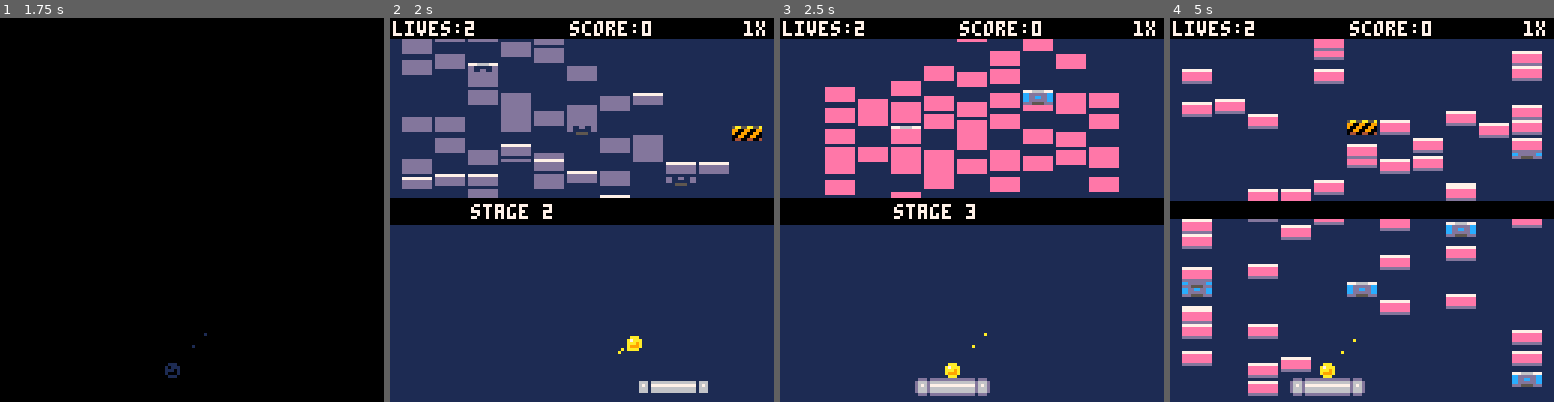
Above: before the commit, frames 1-4 (left to right).
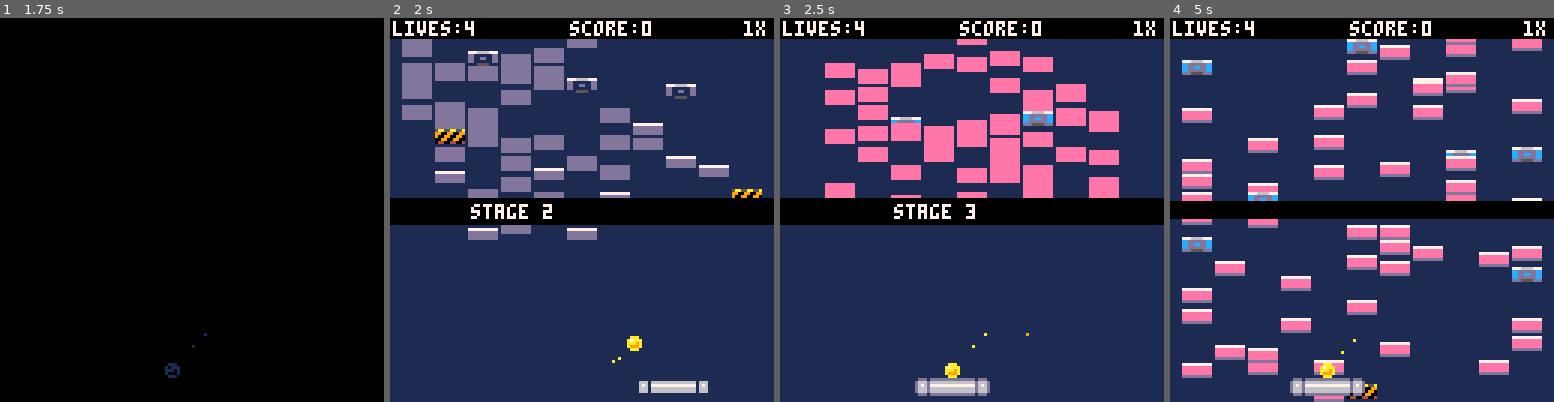
Above: after the commit, the same moments.

Repository: steka/lazydevs-pico8-breakout-hero
Game: PICO-8 cartridge hero1.p8
Same seed, same stepped clock (60 frames per second), same inputs: the game is played once before the commit and once after it.
Inputs:
- Up to frame 1 (1.75 s): tap X (X key) at 0.33, 1.07 s; tap O (Z key) at 0.7, 1.7 s; hold Right from 1.6 s (still down)
- Up to frame 2 (2 s): keep holding Right; tap X (X key) at 1.85 s
- Up to frame 3 (2.5 s): release Right at 2.1 s; tap O (Z key) at 2.1 s; hold Up 2.15-2.42 s; hold Right from 2.47 s (still down)
- Up to frame 4 (5 s): tap O (Z key) every 0.4 s from 2.5 to 4.9 s; tap X (X key) at 2.97, 4.08 s; release Right at 3.03 s; hold Left 3.08-3.58 s; hold Down 3.63-3.97 s; hold Right 4.02-4.68 s; hold Up from 4.73 s (still down)

Frame 1 is identical in both runs. In frame 2, 15% of the frame differs, in the area x 3-97%, y 0-90%; in frame 3, 13%; in frame 4, 26%, in the area x 3-97%, y 0-100%.

Commit message:
Breakout #61 - Music
https://www.youtube.com/watch?v=gQtL-vvTdx8

Diff:
--- a/hero1.p8
+++ b/hero1.p8
@@ -1,41 +1,30 @@
 pico-8 cartridge // http://www.pico-8.com
 version 35
 __lua__
---goals
--- 1 gameplay tweaks
--------- smaller paddle??
--------- powerup timers??
-
--- 3 stats
--- difficulty spikes?
--- is the game too long?
-
--- how many balls lost?
--- how many plays
--- how long to beat a level
--- best score per level
-
+-- breakout hero (beta)
+-- by layz devs
 
 -- testing
 
--- 5 visual stuff
+-- 1 visual stuff
    -- sticky aura
    -- pad speedlines
    -- ball twist
-   -- intro
--- 6 copy protection
-
+   -- celebratory sick
+   -- dev logo
+
+-- 2 playesting issues
+   -- ball gets stuck between paddle and wall
+
+-- 3 copy protection
 
 -----------------------
 --- good to have    ---
 -----------------------
--- 12. sound
---     - level over fanare
---     - start screen music
---     - game won fanfare
 -- ?? powerup percentage bar
 
 function _init()
+ initstats()
  cartdata("layzdevs_hero1")
  cls()
  screenbox={left=127,
@@ -49,13 +38,13 @@
  levelnum = 1
  levels={}
  loadlevels()
- startlives=2
+ startlives=4
  --levels[1] = "x5b"
  --levels[1] = "b9b/p9p/sbsbsbsbsb"
  --levels[1] = "hxixsxpxbxbxbxbxbxbxbxbxbxbxbxbxbxbxbxbxbxbxbxbxbxbxbxbxbxbxbxbxbxbxbxbxb"
  --levels[1] = "/i4//x4b/s9s"
  --levels[1] = "b9bh9h"
- levels[1] = "b9bb9bb9bb9bh9hp9p"
+ --levels[1] = "b9bb9bb9bb9bh9hp9p"
  --levels[1] = "b9bb9bb9b/i9"
 
  shake=0
@@ -96,6 +85,8 @@
  hsb={true,false,false,false,false}
  --reseths()
  loadhs()
+ loadstats()
+
  hschars={"a","b","c","d","e","f","g","h","i","j","k","l","m","n","o","p","q","r","s","t","u","v","w","x","y","z"}
  hs_x=128
  hs_dx=128
@@ -132,6 +123,9 @@
        "impressive!",
        "i can't even..."
       }
+
+ -- music
+ music(1)
 end
 
 function startgame()
@@ -378,6 +372,7 @@
 end
 
 function gameover()
+ music(7)
  mode="gameoverwait"
  govercountdown=60
  blinkspeed=16
@@ -385,12 +380,14 @@
 end
 
 function levelover()
+ music(6)
  mode="leveloverwait"
  govercountdown=60
  blinkspeed=16
 end
 
 function wingame()
+ music(8)
  mode="winnerwait"
  govercountdown=60
  blinkspeed=16
@@ -1273,16 +1270,23 @@
    startcountdown=80
    blinkspeed=1
    sfx(12)
+   music(-1,2000)
   end
   if btnp(0) then
-   if hs_dx~=0 then
+   if hs_dx==128 then
     hs_dx=0
     sfx(20)
+   elseif hs_dx==0 then
+    hs_dx=-128
+    sfx(20)
    end
   end
   if btnp(1) then
-   if hs_dx~=128 then
+   if hs_dx==0 then
     hs_dx=128
+    sfx(20)
+   elseif hs_dx==-128 then
+    hs_dx=0
     sfx(20)
    end
   end
@@ -1339,6 +1343,7 @@
     startparts()
     hs_x=128
     hs_dx=128
+    music(1)
    end
   end
  end
@@ -1477,6 +1482,7 @@
  checkexplosions()
 
  if levelfinished() then
+  addstat2()
   _draw()
   if levelnum >= #levels then
    wingame()
@@ -1594,9 +1600,12 @@
  print("bit.ly/lazydevs",34+(hs_x-128),56,2)
 
  prinths(hs_x)
- print("press ❎ to start",32,80,blink_g)
- if hs_x==128 then
-  print("press ⬅️ for high score list",9,97,3)
+ printstats(hs_x+128)
+ if hs_x>0 then
+  print("press ❎ to start",32,80,blink_g)
+  if hs_x==128 then
+   print("press ⬅️ for high score list",9,97,3)
+  end
  end
 end
 
@@ -2024,6 +2033,7 @@
      lives=0
      gameover()
     else
+     addstat1()
      serveball()
     end
    end
@@ -2241,98 +2251,198 @@
 levels[20]="/xiixixixiixxixxxxxxxixxxxixxxi/xxxxxp/ixixihixixixxxxxb/xixixbxixixxxxxxb/xiixihixiixxixxxpxxxixxxxixxxi/xxixixixi"
 
 end
-…(95 lines of a section not shown)…
+-->8
+-- playtesting tracking
+
+function initstats()
+ stat1={}
+ stat2={}
+ for i=1,20 do
+  stat1[i]=0 -- number lives lost
+  stat2[i]=0 -- number of wins
+ end
+end
+
+function addstat1()
+ stat1[levelnum]+=1
+ savestats()
+end
+
+function addstat2()
+ stat2[levelnum]+=1
+ savestats()
+end
+
+function loadstats()
+ local _slot=21
+
+ if dget(0)==45183 then
+  _slot+=1
+  for i=1,20 do
+   stat1[i]=dget(_slot)
+   stat2[i]=dget(_slot+1)
+   _slot+=2
+  end
+ else
+  savestats()
+ end
+end
+
+function savestats()
+ local _slot=21
+ dset(_slot,45183)
+
+ _slot+=1
+ for i=1,20 do
+  dset(_slot,stat1[i])
+  dset(_slot+1,stat2[i])
+  _slot+=2
+ end
+end
+
+function printstats(_x)
+ for i=1,20 do
+  print(i..".",5+_x,i*6,5)
+  print(""..stat1[i],43+_x,i*6,6)
+  print(""..stat2[i],83+_x,i*6,7)
+ end
+end
+…(139 lines of a section not shown)…
Not shown, changed: 44 lines of the sprite sheet (__gfx__) section of hero1.p8
Not shown, changed: the music (__music__) section of hero1.p8
Not shown, changed: the sound effects (__sfx__) section of hero1.p8
